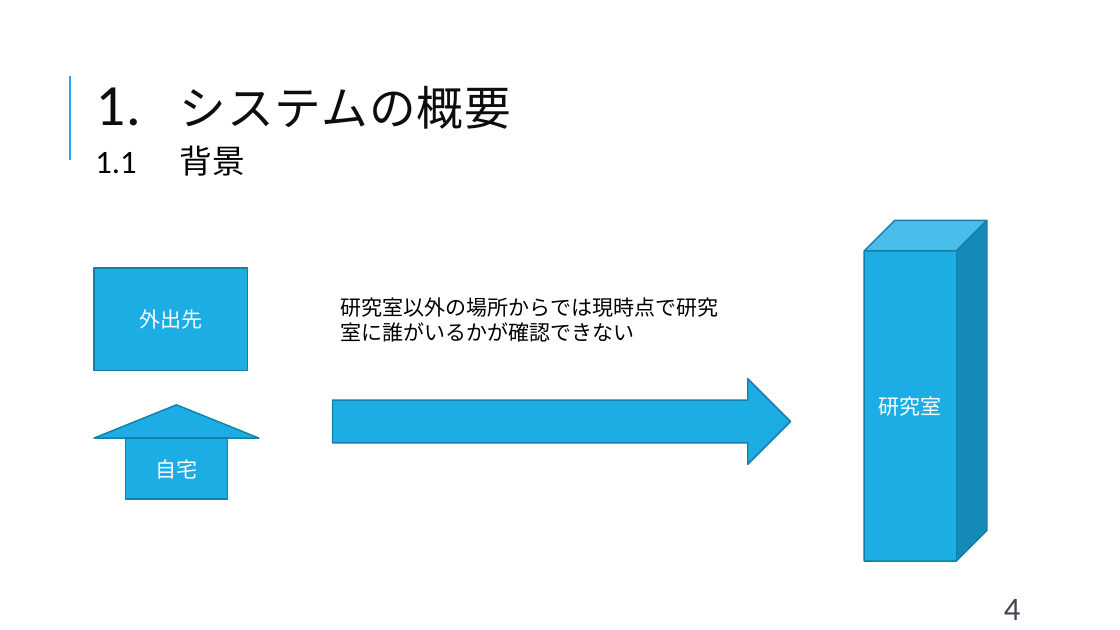
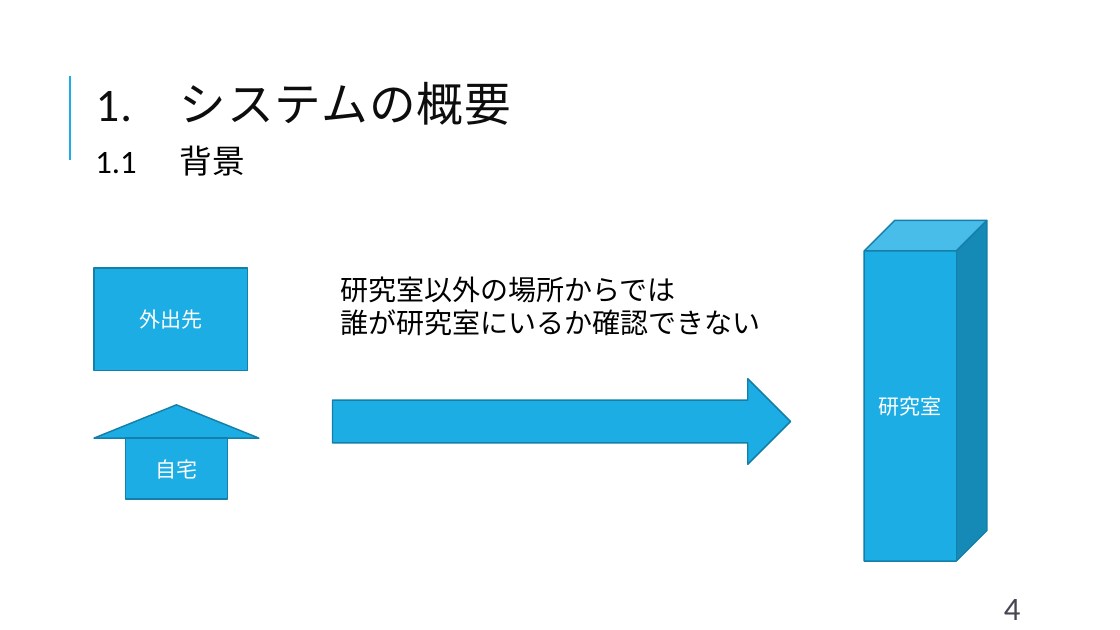
Before and after one commit to shimoda-a/pmpractice, a slide deck: slide 4 of yabuki-a/PM演習矢吹a/PM演習_中間報告_矢吹研A班.pptx. Drawn at 1120x630 pixels with LibreOffice and Linux fonts; fonts in the diff are those of the drawing. Boxes give left, top, right and bottom in pixels: in the first picture for what was removed or moved away, otherwise in the second. Text is boxed around its words. In the diff, an @@ line names an element or a change of style, - is before the commit and + after.

```diff
--- a/yabuki-a/PM演習矢吹a/PM演習_中間報告_矢吹研A班.pptx
+++ b/yabuki-a/PM演習矢吹a/PM演習_中間報告_矢吹研A班.pptx
@@ text "1. システムの概要" at <box>96,81,512,125</box>: size 50 to 40 pt in "1." @@
@@ text at <box>341,276,761,336</box>: text changed; size 18 to 24 pt @@
-研究室以外の場所からでは現時点で研究室に誰がいるかが確認できない
+研究室以外の場所からでは
+誰が研究室にいるか確認できない
```
Also in this commit, not shown: 9 other slides changed, 3 slides added, 5 slides removed, 1 other file.
